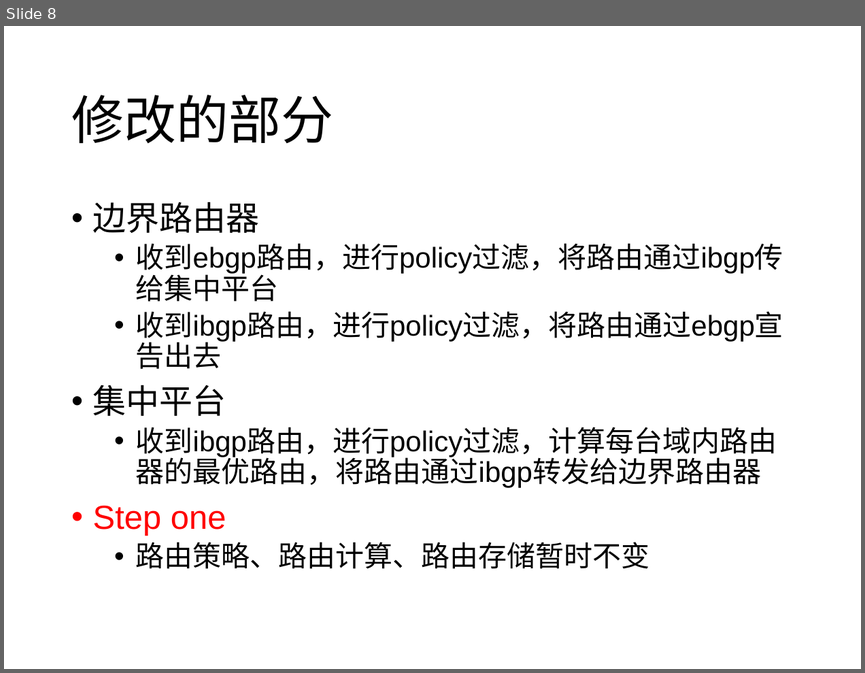
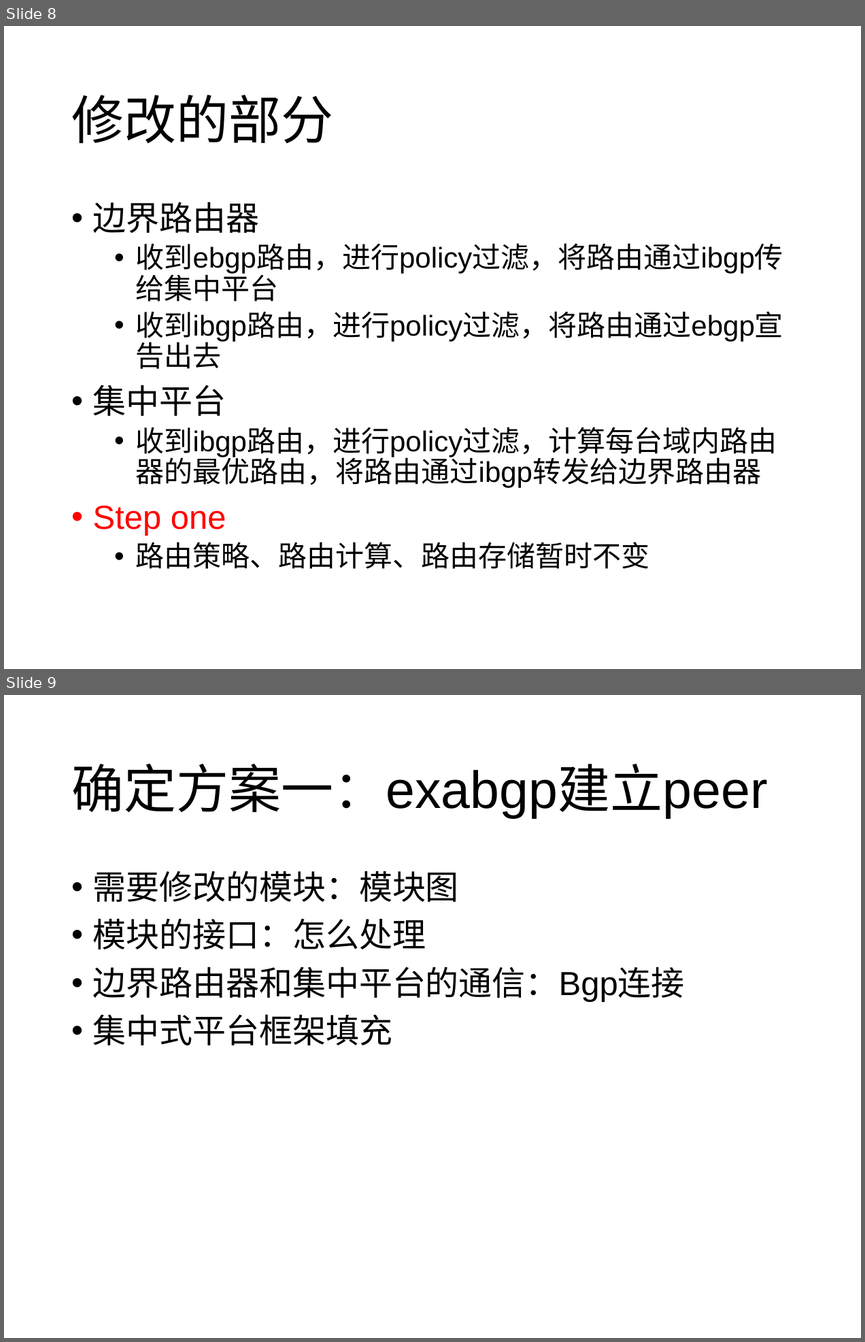
Before and after one commit to wangqing93/ibgp_exp, a slide deck: doc/毕设阶段讨论5.pptx. Shown one above the other, each under a label of ours: slide 8 before the commit, slides 8 and 9 after it. The pictures are 865x673 and 865x1342 pixels, drawn with LibreOffice and Linux fonts; fonts in the diff are those of the drawing. Boxes give left, top, right and bottom in pixels: in the first picture for what was removed or moved away, otherwise in the second. Text is boxed around its words. In the diff, an @@ line names an element or a change of style, - is before the commit and + after.

```diff
--- a/doc/毕设阶段讨论5.pptx
+++ b/doc/毕设阶段讨论5.pptx
@@ slide 9 added at box(4, 695, 861, 1338), background #FFFFFF @@
@@ title added at box(71, 764, 767, 819), 44 pt, text #000000 @@
+确定方案一：exabgp建立peer
@@ text added at box(93, 870, 685, 1045), 28 pt, text #000000 @@
+• 需要修改的模块：模块图
+• 模块的接口：怎么处理
+• 边界路由器和集中平台的通信：Bgp连接
+• 集中式平台框架填充
```
Also in this commit, not shown: 2 slides changed, 2 other slides added, 2 other files.
